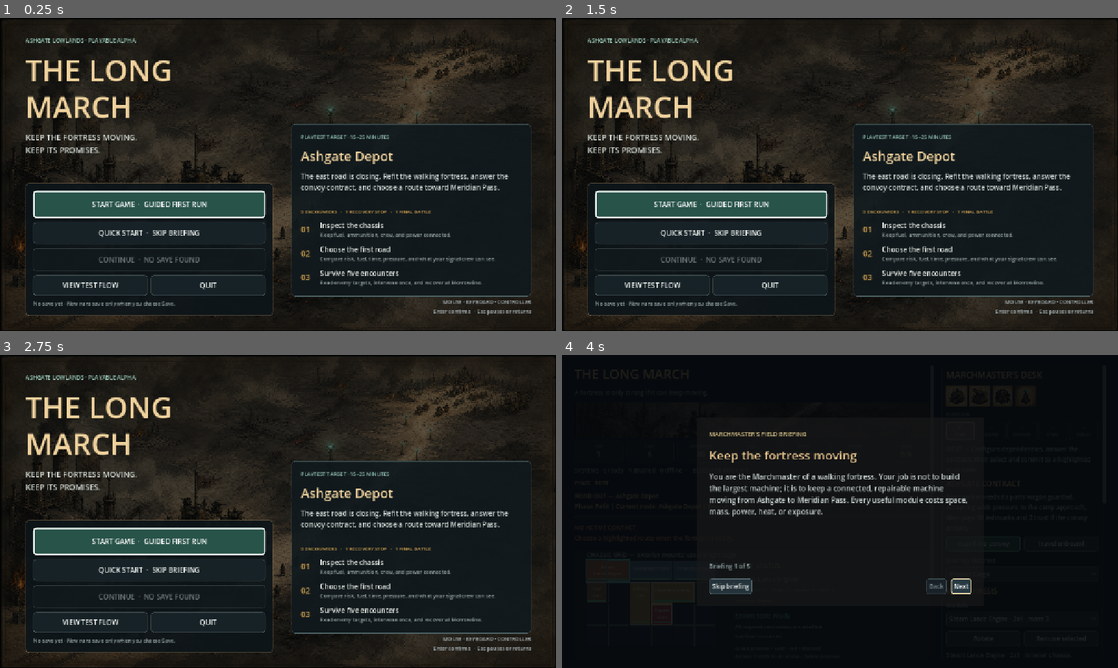
Above: before the commit, frames 1-4 (two rows, left to right).
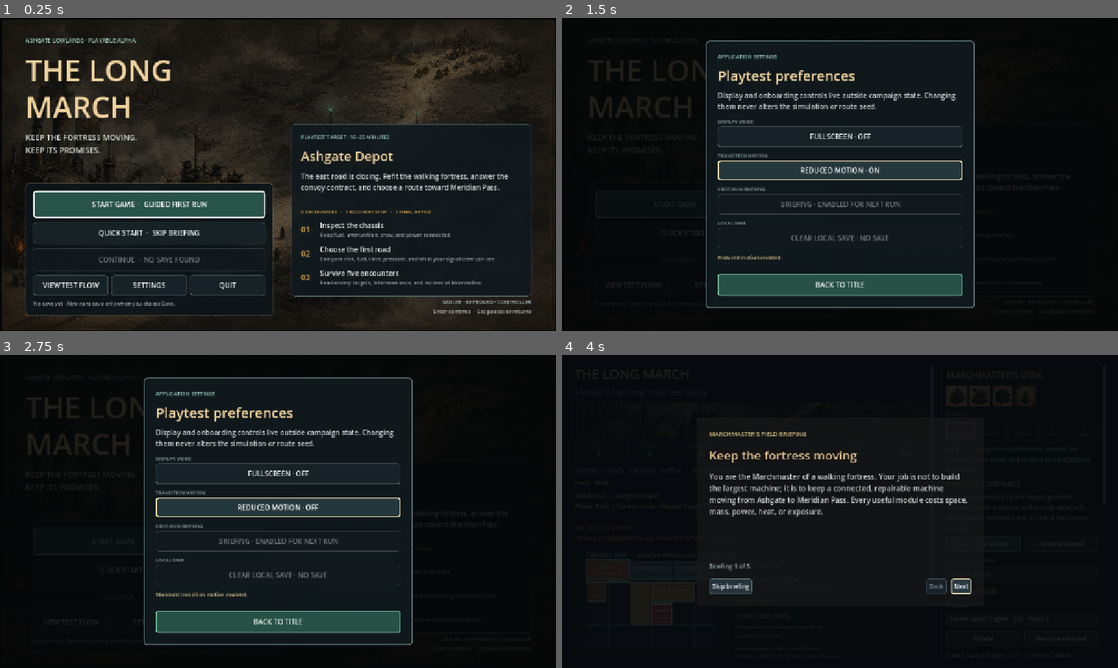
Above: after the commit, the same moments.

Repository: raphaelroshan/the-long-march
Game: Godot game, scene res://scenes/App.tscn
Two runs of this game, one before a commit and one after it. Both use one fixed random seed, a clock stepped at 60 frames per second and the inputs below.
Inputs (mouse positions are in pixels of both pictures, inside the frame that each line leads up to):
- Up to frame 1 (0.25 s): no input
- Up to frame 2 (1.5 s): click (712, 284) at 0.5 s, where only the run after the commit has a clickable "SETTINGS"; click (840, 171) at 1.25 s, where only the run after the commit has a clickable "REDUCED MOTION · OFF"
- Up to frame 3 (2.75 s): click (278, 508) at 2 s, where only the run after the commit has a clickable "REDUCED MOTION · ON"
- Up to frame 4 (4 s): click (840, 621) at 2.75 s, where only the run after the commit has a clickable "BACK TO TITLE"; click "START GAME · GUIDED FIRST RUN" at 3.5 s

The runs differ from the first frame. In frame 1, 0.4% of the frame differs, in the area x 7-43%, y 82-89%; in frame 2, 39%; in frame 3, 39%, in the area x 0-100%, y 0-100%; in frame 4, nothing differs.

Commit message:
Add local playtest settings

Diff:
--- a/project.godot
+++ b/project.godot
@@ -4,7 +4,7 @@
 
 [application]
 config/name="The Long March"
-config/version="0.3.0-alpha.7"
+config/version="0.3.0-alpha.8"
 run/main_scene="res://scenes/App.tscn"
 config/features=PackedStringArray("4.4", "GL Compatibility")
 
--- a/src/ui/app.gd
+++ b/src/ui/app.gd
@@ -5,9 +5,12 @@
 const LongMarchState = preload("res://src/core/fortress_state.gd")
 const JOURNEY_BACKGROUND = preload("res://assets/ashgate_journey_background.png")
 const SAVE_PATH := "user://the_long_march_prototype.save"
+const SETTINGS_PATH := "user://the_long_march_settings.cfg"
+const ONBOARDING_PATH := "user://the_long_march_onboarding_v1.complete"
 
 var menu_view: Control
 var guide_view: Control
+var settings_view: Control
 var pause_view: Control
 var confirmation_view: Control
 var game_view: Control
@@ -15,8 +18,15 @@
 var quick_start_button: Button
 var continue_button: Button
 var guide_button: Button
+var settings_button: Button
 var guide_close_button: Button
 var guide_quick_start_button: Button
+var settings_close_button: Button
+var display_mode_button: Button
+var motion_button: Button
+var reset_briefing_button: Button
+var clear_save_button: Button
+var settings_status_label: Label
 var resume_button: Button
 var pause_summary_label: Label
 var pause_save_status_label: Label
@@ -31,6 +41,7 @@
 var save_status_label: Label
 var pending_confirmation: String = ""
 var paused_stage_focus: Control
+var reduced_motion: bool = false
 
 func _flat_style(background: Color, border: Color, width: int = 1, radius: int = 6, padding: int = 12) -> StyleBoxFlat:
 	var style := StyleBoxFlat.new()
@@ -62,9 +73,11 @@
 
 func _ready() -> void:
 	process_mode = Node.PROCESS_MODE_ALWAYS
+	_load_preferences()
 	theme = _create_menu_theme()
 	_build_title_menu()
 	_build_guide_overlay()
+	_build_settings_overlay()
 	_build_pause_menu()
 	_build_confirmation_overlay()
 	_refresh_title_state()
@@ -173,6 +186,13 @@
 	guide_button.size_flags_horizontal = Control.SIZE_EXPAND_FILL
 	guide_button.pressed.connect(_show_guide)
 	utility_actions.add_child(guide_button)
+	settings_button = Button.new()
+	settings_button.name = "SettingsButton"
+	settings_button.text = "SETTINGS"
+	settings_button.custom_minimum_size = Vector2(0, 44)
+	settings_button.size_flags_horizontal = Control.SIZE_EXPAND_FILL
+	settings_button.pressed.connect(_show_settings)
+	utility_actions.add_child(settings_button)
 	var quit_button := Button.new()
 	quit_button.name = "QuitButton"
 	quit_button.text = "QUIT"
@@ -359,6 +379,76 @@
 	detail_label.add_theme_color_override("font_color", Color("#9faead"))
 	copy.add_child(detail_label)
 	return row
+
+func _build_settings_overlay() -> void:
+	settings_view = Control.new()
+	settings_view.name = "SettingsMenu"
+	settings_view.set_anchors_and_offsets_preset(Control.PRESET_FULL_RECT)
+	settings_view.mouse_filter = Control.MOUSE_FILTER_STOP
+	settings_view.visible = false
+	add_child(settings_view)
+	var shade := ColorRect.new()
+	shade.color = Color(0.015, 0.02, 0.024, 0.88)
+	shade.set_anchors_and_offsets_preset(Control.PRESET_FULL_RECT)
+	settings_view.add_child(shade)
+	var center := CenterContainer.new()
+	center.set_anchors_and_offsets_preset(Control.PRESET_FULL_RECT)
+	settings_view.add_child(center)
+	var panel := PanelContainer.new()
+	panel.custom_minimum_size = Vector2(620, 570)
+	panel.add_theme_stylebox_override("panel", _flat_style(Color("#10191df7"), Color("#688587"), 2, 8, 28))
+	center.add_child(panel)
+	var content := VBoxContainer.new()
+	content.add_theme_constant_override("separation", 12)
+	panel.add_child(content)
+	var eyebrow := Label.new()
+	eyebrow.text = "APPLICATION SETTINGS"
+	eyebrow.add_theme_font_size_override("font_size", 12)
+	eyebrow.add_theme_color_override("font_color", Color("#9fd2c2"))
+	content.add_child(eyebrow)
+	var title := Label.new()
+	title.text = "Playtest preferences"
+	title.add_theme_font_size_override("font_size", 32)
+	title.add_theme_color_override("font_color", Color("#f0d29d"))
+	content.add_child(title)
+	var intro := Label.new()
+	intro.text = "Display and onboarding controls live outside campaign state. Changing them never alters the simulation or route seed."
+	intro.autowrap_mode = TextServer.AUTOWRAP_WORD_SMART
+	intro.custom_minimum_size = Vector2(550, 52)
+	intro.add_theme_color_override("font_color", Color("#c7d0ce"))
+	content.add_child(intro)
+	display_mode_button = _settings_action(content, "DISPLAY MODE", "Switch between a window and borderless fullscreen.", _toggle_display_mode)
+	motion_button = _settings_action(content, "TRANSITION MOTION", "Reduced motion removes the title-to-stage fade.", _toggle_reduced_motion)
+	reset_briefing_button = _settings_action(content, "FIRST-RUN BRIEFING", "Show the five-part Marchmaster briefing on the next guided run.", _reset_briefing)
+	clear_save_button = _settings_action(content, "LOCAL SAVE", "Permanently remove the local Continue save after confirmation.", _request_confirmation.bind("clear_save"))
+	settings_status_label = Label.new()
+	settings_status_label.autowrap_mode = TextServer.AUTOWRAP_WORD_SMART
+	settings_status_label.custom_minimum_size = Vector2(550, 34)
+	settings_status_label.add_theme_font_size_override("font_size", 12)
+	settings_status_label.add_theme_color_override("font_color", Color("#d8c389"))
+	content.add_child(settings_status_label)
+	settings_close_button = Button.new()
+	settings_close_button.text = "BACK TO TITLE"
+	settings_close_button.custom_minimum_size = Vector2(0, 52)
+	settings_close_button.pressed.connect(_hide_settings)
+	_accent_button(settings_close_button)
+	content.add_child(settings_close_button)
+
+func _settings_action(parent: VBoxContainer, title: String, detail: String, callback: Callable) -> Button:
+	var group := VBoxContainer.new()
+	group.add_theme_constant_override("separation", 3)
+	parent.add_child(group)
+	var label := Label.new()
+	label.text = title
+	label.add_theme_font_size_override("font_size", 11)
+	label.add_theme_color_override("font_color", Color("#98a8aa"))
+	group.add_child(label)
+	var button := Button.new()
+	button.custom_minimum_size = Vector2(0, 46)
+	button.tooltip_text = detail
+	button.pressed.connect(callback)
+	group.add_child(button)
+	return button
 
 func _build_pause_menu() -> void:
 	pause_view = Control.new()
@@ -513,6 +603,55 @@
 	confirmation_confirm_button.pressed.connect(_confirm_pending_action)
 	actions.add_child(confirmation_confirm_button)
 
+func _load_preferences() -> void:
+	var config := ConfigFile.new()
+	if config.load(SETTINGS_PATH) == OK:
+		reduced_motion = bool(config.get_value("accessibility", "reduced_motion", false))
+
+func _save_preferences() -> void:
+	var config := ConfigFile.new()
+	config.set_value("accessibility", "reduced_motion", reduced_motion)
+	config.save(SETTINGS_PATH)
+
+func _show_settings() -> void:
+	settings_view.visible = true
+	_refresh_settings()
+	display_mode_button.grab_focus()
+
+func _hide_settings() -> void:
+	settings_view.visible = false
+	settings_button.grab_focus()
+
+func _refresh_settings(message: String = "") -> void:
+	var fullscreen := DisplayServer.window_get_mode() in [DisplayServer.WINDOW_MODE_FULLSCREEN, DisplayServer.WINDOW_MODE_EXCLUSIVE_FULLSCREEN]
+	display_mode_button.text = "FULLSCREEN · ON" if fullscreen else "FULLSCREEN · OFF"
+	motion_button.text = "REDUCED MOTION · ON" if reduced_motion else "REDUCED MOTION · OFF"
+	var briefing_complete := FileAccess.file_exists(ONBOARDING_PATH)
+	reset_briefing_button.text = "RESET COMPLETED BRIEFING" if briefing_complete else "BRIEFING · ENABLED FOR NEXT RUN"
+	reset_briefing_button.disabled = not briefing_complete
+	clear_save_button.text = "CLEAR LOCAL SAVE · " + ("AVAILABLE" if FileAccess.file_exists(SAVE_PATH) else "NO SAVE")
+	clear_save_button.disabled = not FileAccess.file_exists(SAVE_PATH)
+	settings_status_label.text = message if not message.is_empty() else "Preferences are local to this device."
+
+func _toggle_display_mode() -> void:
+	var fullscreen := DisplayServer.window_get_mode() in [DisplayServer.WINDOW_MODE_FULLSCREEN, DisplayServer.WINDOW_MODE_EXCLUSIVE_FULLSCREEN]
+	DisplayServer.window_set_mode(DisplayServer.WINDOW_MODE_WINDOWED if fullscreen else DisplayServer.WINDOW_MODE_FULLSCREEN)
+	_refresh_settings("Display mode changed. Press the same control to switch back.")
+	display_mode_button.grab_focus()
+
+func _toggle_reduced_motion() -> void:
+	reduced_motion = not reduced_motion
+	_save_preferences()
+	_refresh_settings("Reduced motion enabled." if reduced_motion else "Standard transition motion enabled.")
+	motion_button.grab_focus()
+
+func _reset_briefing() -> void:
+	var absolute_path := ProjectSettings.globalize_path(ONBOARDING_PATH)
+	if FileAccess.file_exists(absolute_path):
+		DirAccess.remove_absolute(absolute_path)
+	_refresh_settings("The guided briefing will open on the next Guided First Run.")
+	reset_briefing_button.grab_focus()
+
 func _refresh_title_state() -> void:
 	var save_info := _saved_run_info()
 	var has_valid_save := bool(save_info.get("valid", false))
@@ -562,11 +701,12 @@
 	move_child(game_view, 0)
 	menu_view.visible = false
 	guide_view.visible = false
+	settings_view.visible = false
 	pause_view.visible = false
 	confirmation_view.visible = false
 	pending_confirmation = ""
 	game_view.process_mode = Node.PROCESS_MODE_INHERIT
-	game_view.modulate = Color(1.0, 1.0, 1.0, 0.0)
+	game_view.modulate = Color.WHITE if reduced_motion else Color(1.0, 1.0, 1.0, 0.0)
 	if load_saved and not bool(game_view.call("load_saved_run")):
 		var failed_game := game_view
 		game_view = null
@@ -576,8 +716,9 @@
 		start_button.grab_focus()
 		return
 	game_view.call_deferred("focus_current_action")
-	var tween := create_tween()
-	tween.tween_property(game_view, "modulate", Color.WHITE, 0.22)
+	if not reduced_motion:
+		var tween := create_tween()
+		tween.tween_property(game_view, "modulate", Color.WHITE, 0.22)
 
 func _show_pause() -> void:
 	if game_view == null or pause_view.visible:
@@ -633,12 +774,21 @@
 	_open_stage(false, false)
 
 func _request_confirmation(action: String) -> void:
-	if action not in ["restart", "title"]:
+	if action not in ["restart", "title", "clear_save"]:
 		return
 	pending_confirmation = action
-	confirmation_title_label.text = "Restart from Ashgate?" if action == "restart" else "Return without saving?"
-	confirmation_body_label.text = "Current stage progress will be discarded. Your existing local save remains available." if action == "restart" else "Progress since the last save will be discarded. Choose Save & Return instead if you want to continue later."
-	confirmation_confirm_button.text = "RESTART" if action == "restart" else "RETURN"
+	if action == "restart":
+		confirmation_title_label.text = "Restart from Ashgate?"
+		confirmation_body_label.text = "Current stage progress will be discarded. Your existing local save remains available."
+		confirmation_confirm_button.text = "RESTART"
+	elif action == "title":
+		confirmation_title_label.text = "Return without saving?"
+		confirmation_body_label.text = "Progress since the last save will be discarded. Choose Save & Return instead if you want to continue later."
+		confirmation_confirm_button.text = "RETURN"
+	else:
+		confirmation_title_label.text = "Clear the local save?"
+		confirmation_body_label.text = "Continue progress on this device will be permanently removed. This does not reset the briefing preference."
+		confirmation_confirm_button.text = "CLEAR SAVE"
 	confirmation_view.visible = true
 	confirmation_cancel_button.grab_focus()
 
@@ -648,6 +798,8 @@
 	confirmation_view.visible = false
 	if previous_action == "restart":
 		restart_button.grab_focus()
+	elif previous_action == "clear_save":
+		clear_save_button.grab_focus()
 	else:
 		title_button.grab_focus()
 
@@ -659,6 +811,13 @@
 		_restart_game()
 	elif action == "title":
 		_return_to_title()
+	elif action == "clear_save":
+		var absolute_path := ProjectSettings.globalize_path(SAVE_PATH)
+		if FileAccess.file_exists(absolute_path):
+			DirAccess.remove_absolute(absolute_path)
+		_refresh_title_state()
+		_refresh_settings("Local save cleared. Start Game begins a fresh march.")
+		clear_save_button.grab_focus()
 
 func _show_guide() -> void:
 	guide_view.visible = true
@@ -671,6 +830,7 @@
 func _return_to_title() -> void:
 	pause_view.visible = false
 	guide_view.visible = false
+	settings_view.visible = false
 	confirmation_view.visible = false
 	pending_confirmation = ""
 	paused_stage_focus = null
@@ -688,14 +848,17 @@
 func _unhandled_key_input(event: InputEvent) -> void:
 	if not event.is_action_pressed("ui_cancel"):
 		return
+	if confirmation_view.visible:
+		_cancel_confirmation()
+		get_viewport().set_input_as_handled()
+		return
 	if game_view == null:
 		if guide_view.visible:
 			_hide_guide()
 			get_viewport().set_input_as_handled()
-		return
-	if confirmation_view.visible:
-		_cancel_confirmation()
-		get_viewport().set_input_as_handled()
+		elif settings_view.visible:
+			_hide_settings()
+			get_viewport().set_input_as_handled()
 		return
 	if pause_view.visible:
 		_resume_game()
--- a/tests/test_app_shell.gd
+++ b/tests/test_app_shell.gd
@@ -3,6 +3,7 @@
 const SAVE_PATH := "user://the_long_march_prototype.save"
 const ONBOARDING_PATH := "user://the_long_march_onboarding_v1.complete"
 const JOURNAL_PATH := "user://the_long_march_playtest_journal.json"
+const SETTINGS_PATH := "user://the_long_march_settings.cfg"
 
 var app: Control
 var failures: Array[String] = []
@@ -12,7 +13,7 @@
 		failures.append(message)
 
 func _remove_local_test_files() -> void:
-	for path in [SAVE_PATH, ONBOARDING_PATH, JOURNAL_PATH]:
+	for path in [SAVE_PATH, ONBOARDING_PATH, JOURNAL_PATH, SETTINGS_PATH]:
 		var absolute_path := ProjectSettings.globalize_path(path)
 		if FileAccess.file_exists(absolute_path):
 			DirAccess.remove_absolute(absolute_path)
@@ -38,6 +39,15 @@
 	_expect(app.save_status_label.text.contains("Invalid data"), "the title screen should explain why a save is unavailable")
 	DirAccess.remove_absolute(ProjectSettings.globalize_path(SAVE_PATH))
 	app._refresh_title_state()
+	app.settings_button.pressed.emit()
+	await process_frame
+	_expect(app.settings_view.visible and app.display_mode_button.has_focus(), "Settings should open without starting a run")
+	app.motion_button.pressed.emit()
+	await process_frame
+	_expect(app.reduced_motion and FileAccess.file_exists(ProjectSettings.globalize_path(SETTINGS_PATH)), "reduced motion should persist as a local preference")
+	app.settings_close_button.pressed.emit()
+	await process_frame
+	_expect(not app.settings_view.visible and app.settings_button.has_focus(), "closing Settings should restore title-menu focus")
 
 	app.guide_button.pressed.emit()
 	await process_frame
@@ -114,6 +124,19 @@
 	_expect(app.game_view != null and app.game_view.state.money == 42, "Continue should restore the locally saved stage")
 	if app.game_view != null:
 		_expect(not app.game_view.onboarding_overlay.visible, "Continue should return directly to the saved decision state")
+		app._show_pause()
+		app.save_return_button.pressed.emit()
+		await process_frame
+		await process_frame
+		app.settings_button.pressed.emit()
+		await process_frame
+		_expect(not app.clear_save_button.disabled, "Settings should offer clearing an existing local save")
+		app.clear_save_button.pressed.emit()
+		await process_frame
+		_expect(app.confirmation_view.visible and app.confirmation_confirm_button.text == "CLEAR SAVE", "clearing a save should require explicit confirmation")
+		app.confirmation_confirm_button.pressed.emit()
+		await process_frame
+		_expect(not FileAccess.file_exists(ProjectSettings.globalize_path(SAVE_PATH)) and app.continue_button.disabled, "confirmed save clearing should remove Continue progress")
 
 	_remove_local_test_files()
 	if failures.is_empty():
Not shown, changed: export_presets.cfg
Not shown, changed: README.md
Not shown, changed: docs/decision_log.md
